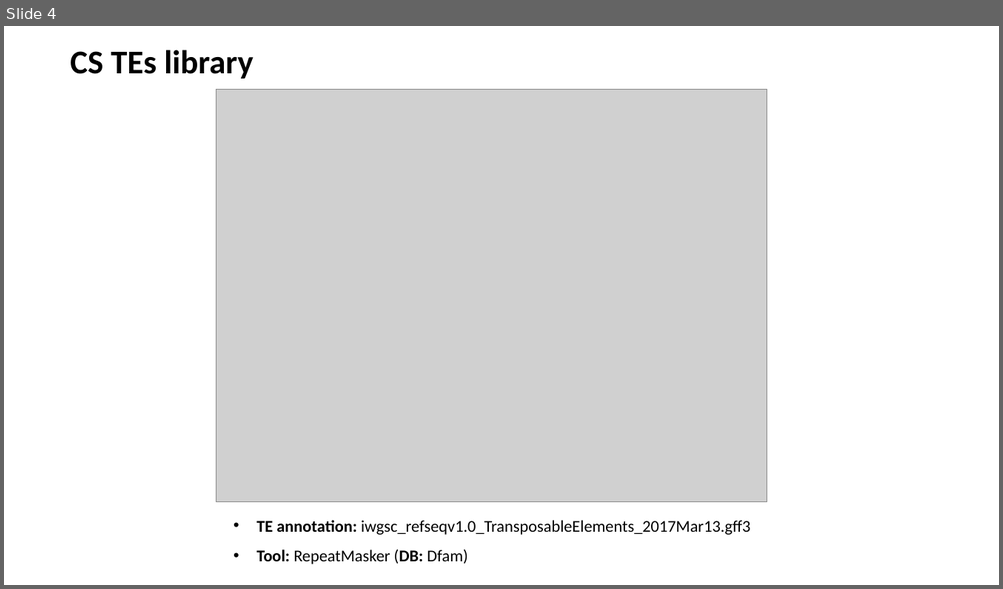
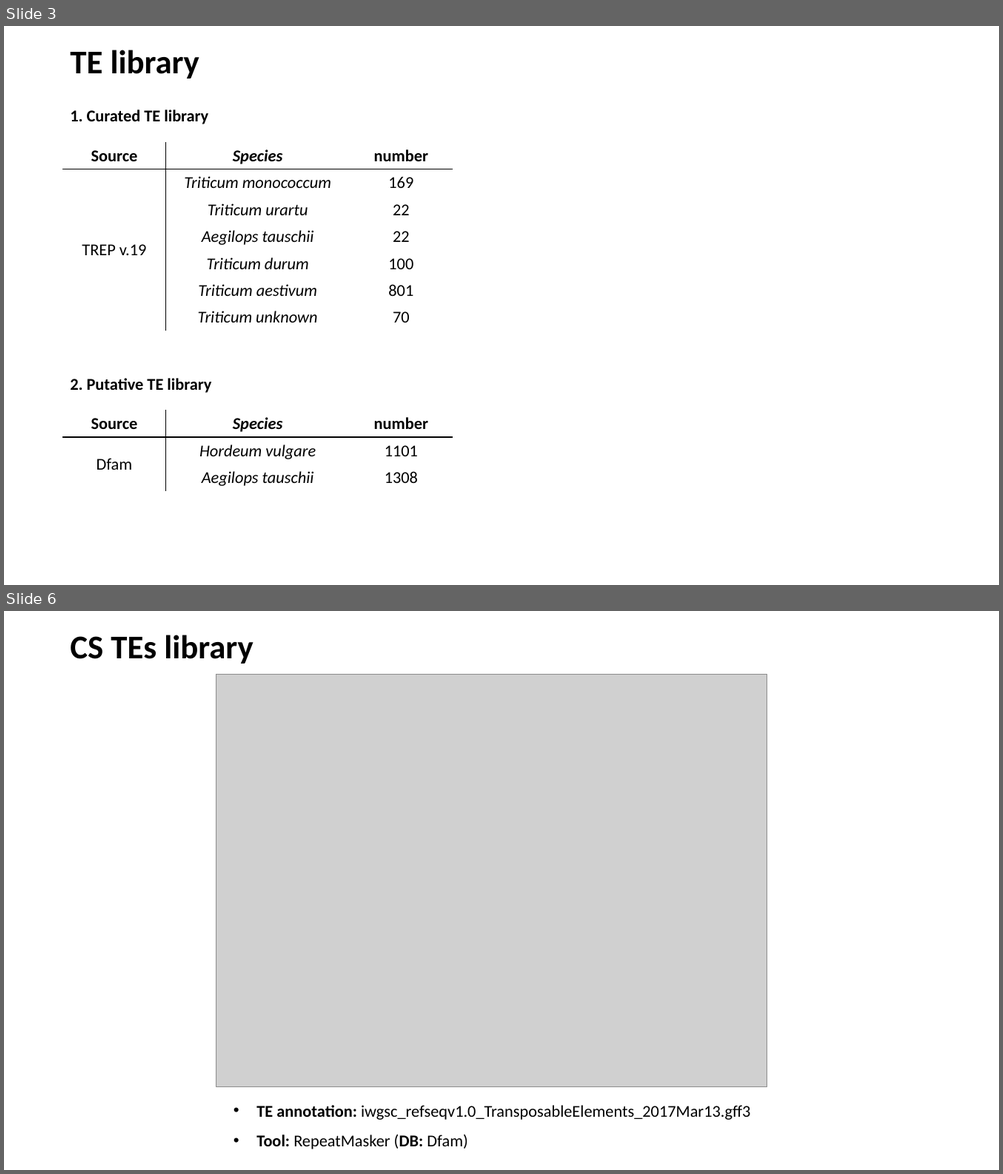
Before and after one commit to SirLearning/GeneticsNotes, a slide deck: undergraduate/Presentation.pptx. Shown one above the other, each under a label of ours: slide 4 before the commit, slides 3 and 6 after it; the slides between them are not shown. The pictures are 1003x589 and 1003x1174 pixels, drawn with LibreOffice and Linux fonts; fonts in the diff are those of the drawing; grey boxes stand for pictures. Boxes give left, top, right and bottom in pixels: in the first picture for what was removed or moved away, otherwise in the second. Text is boxed around its words. In the diff, an @@ line names an element or a change of style, - is before the commit and + after.

```diff
--- a/undergraduate/Presentation.pptx
+++ b/undergraduate/Presentation.pptx
@@ slide 3 added at [4,26,999,585], background #FFFFFF @@
@@ title added at [70,50,199,79], 32 pt, text #000000, bold @@
+TE library
@@ text added at [70,110,208,124], 16 pt, text #000000, bold @@
+1. Curated TE library
@@ table added at [63,142,452,331], 7 rows, 3 columns @@
+Source | Species | number
+TREP v.19 | Triticum monococcum | 169
+ | Triticum urartu | 22
+ | Aegilops tauschii | 22
+ | Triticum durum | 100
+ | Triticum aestivum | 801
+ | Triticum unknown | 70
@@ text added at [70,378,211,393], 16 pt, text #000000, bold @@
+2. Putative TE library
@@ table added at [63,410,452,491], 3 rows, 3 columns @@
+Source | Species | number
+Dfam | Hordeum vulgare | 1101
+ | Aegilops tauschii | 1308
@@ what was slide 4 is now slide 6 @@
```
Also in this commit, not shown: 2 slides changed, 2 other slides added, 3 slides removed, 3 other files.
